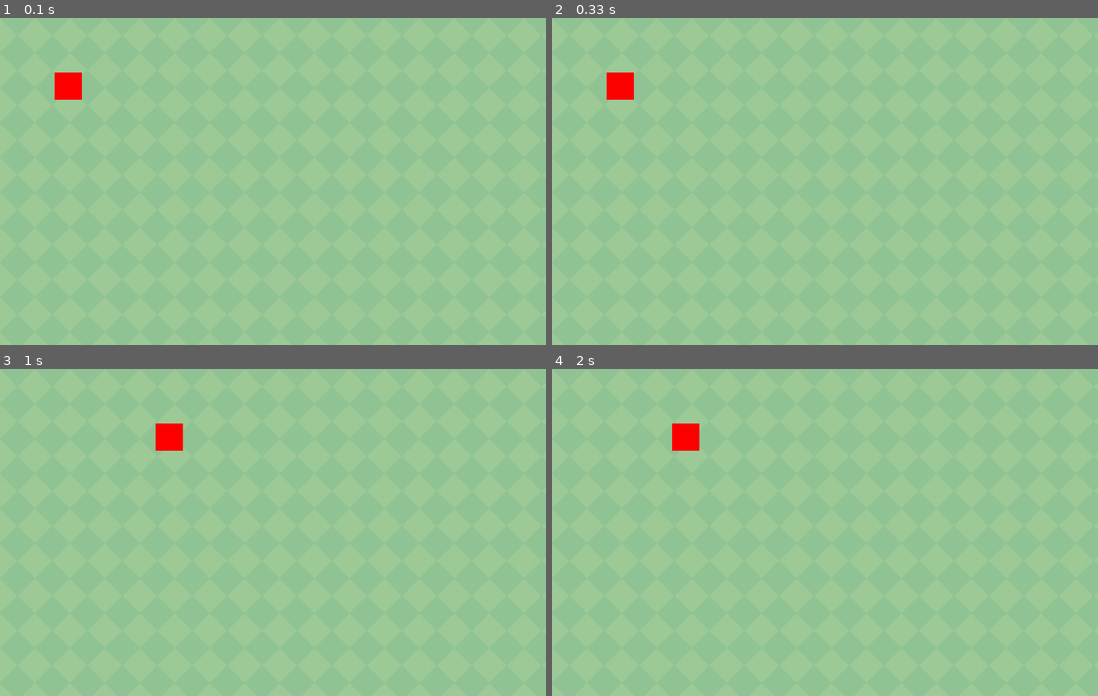
Above: before the commit, frames 1-4 (two rows, left to right).
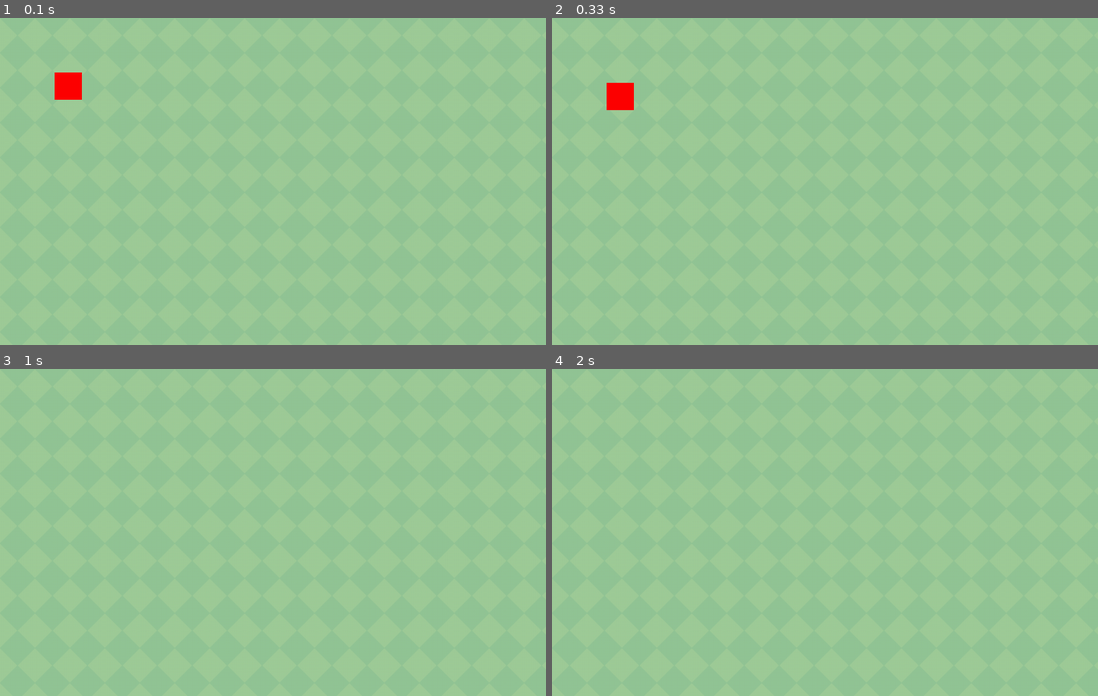
Above: after the commit, the same moments.

Repository: kamijoseph/Platformer-Pygame-Game
Game: pygame game, started from main.py
Two runs of this game, one before a commit and one after it. Both use one fixed random seed, a clock stepped at 60 frames per second and the inputs below.
Inputs:
- Up to frame 1 (0.1 s): no input
- Up to frame 2 (0.33 s): no input
- Up to frame 3 (1 s): hold Right 0.33-0.8 s; hold Right from 0.83 s (still down)
- Up to frame 4 (2 s): release Right at 1.3 s; hold Left 1.33-1.87 s

Frame 1 is identical in both runs. In frame 2, 0.3% of the frame differs, in the area x 10-15%, y 16-29%; in frame 3, 0.4%, in the area x 28-34%, y 16-25%; in frame 4, 0.4%.

Commit message:
flipping character function

Diff:
--- a/main.py
+++ b/main.py
@@ -22,9 +22,14 @@
 # window
 window = pygame.display.set_mode((WIDTH, HEIGHT))
 
-# player
+# fliiping character helper function
+def flip(sprites):
+    return [pygame.transform.flip(sprite, True, False) for sprite in sprites]
+
+# player class
 class Player(pygame.sprite.Sprite):
     COLOR = (255, 0, 0)
+    GRAVITY = 1
 
     def __init__(self, x, y, width, height):
         self.rect = pygame.Rect(x, y, width, height)
@@ -33,6 +38,7 @@
         self.mask = None
         self.direction = "left"
         self.animation_count = 0
+        self.fall_count = 0
 
     # players movement
     def move(self, dx, dy):
@@ -54,7 +60,9 @@
             self.animation_count = 0
 
     def loop(self, fps):
+        self.y_vel += min(1, (self.fall_count / fps) * self.GRAVITY)
         self.move(self.x_vel, self.y_vel)
+        self.fall_count += 1
 
     def draw(self, win):
         pygame.draw.rect(win, self.COLOR, self.rect)
